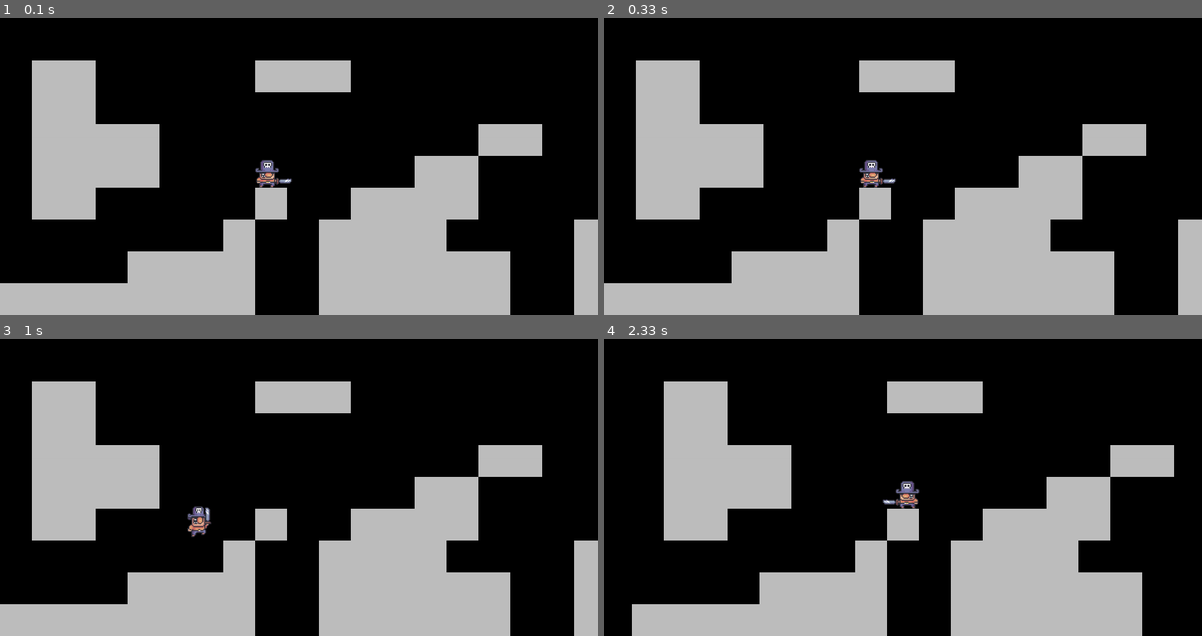
Above: before the commit, frames 1-4 (two rows, left to right).
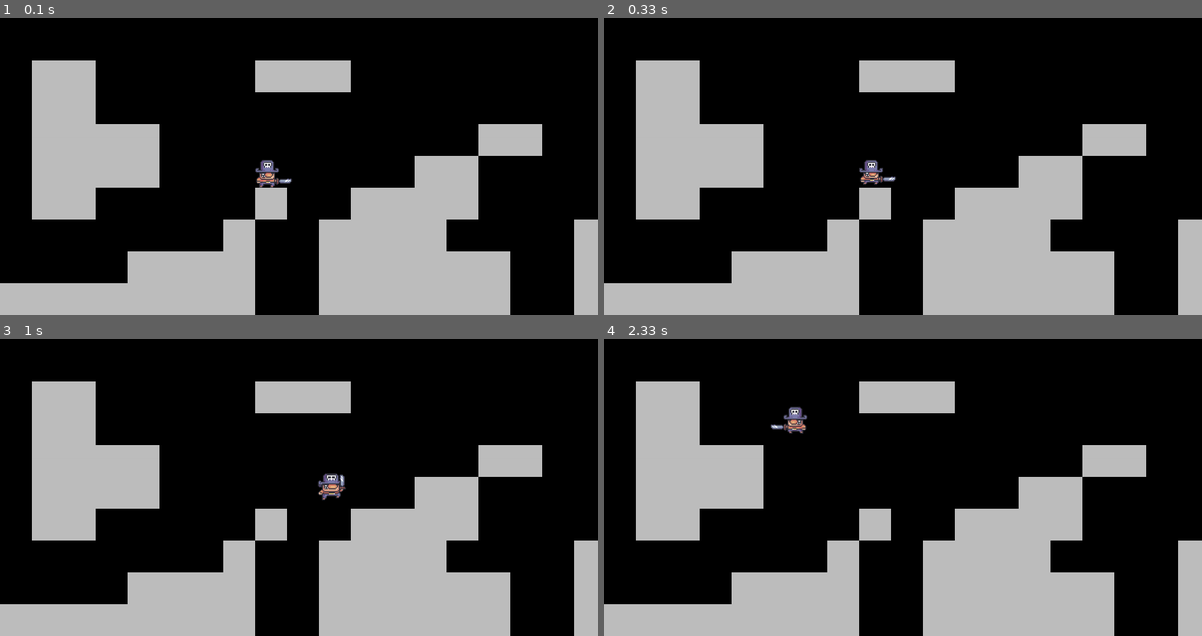
Above: after the commit, the same moments.

Repository: Kntobor/pygame-pirates
Game: pygame game, started from code/main.py
Same seed, same stepped clock (60 frames per second), same inputs: the game is played once before the commit and once after it.
Inputs:
- Up to frame 1 (0.1 s): no input
- Up to frame 2 (0.33 s): no input
- Up to frame 3 (1 s): hold D 0.33-0.8 s; hold D from 0.83 s (still down); tap Space at 0.9 s
- Up to frame 4 (2.33 s): tap Space at 1.2, 1.4, 1.7, 1.97, 2.27 s; release D at 1.3 s; hold A 1.33-1.87 s; hold A 1.9-2.3 s

Frame 1 is identical in both runs. In frame 2, 0.2% of the frame differs, in the area x 42-49%, y 50-58%; in frame 3, 0.6%; in frame 4, 18%, in the area x 0-100%, y 14-100%.

Commit message:
started adding particles

Diff:
--- a/code/level.py
+++ b/code/level.py
@@ -22,7 +22,7 @@
                     self.tiles.add(tile)
 
                 if cell == 'P': # 'P' cell indicates player
-                    playerSprite = Player((x, y))
+                    playerSprite = Player((x, y), self.displaySurface)
                     self.player.add(playerSprite)
 
     def scrollX(self):
--- a/code/player.py
+++ b/code/player.py
@@ -2,7 +2,7 @@
 from support import importFolder
 
 class Player(pygame.sprite.Sprite):
-    def __init__(self, pos):
+    def __init__(self, pos, surface):
         super().__init__()
         self.importAssets()
         self.frameIndex = 0
@@ -23,6 +23,12 @@
         self.onRight = False
         self.onLeft = False
 
+        # Dust Particles
+        self.dustFrameIndex = 0
+        self.dustAnimSpeed = 0.15
+        self.displaySurface = surface
+
+
     def importAssets(self):
         characterPath = '..\graphics\character'
         self.animations = {'idle' : [], 'run' : [], 'jump' : [], 'fall' : []} # Name of categories matches folders
@@ -31,6 +37,9 @@
         for animation in self.animations.keys():
             fullPath = characterPath + f'\{animation}'
             self.animations[animation] = importFolder(fullPath)
+
+    def importRunParticles(self):
+        self.runParticles = importFolder('D:\Code\pygame-pirates\graphics\character\dust_particles\run')
 
     def animate(self):
         animation = self.animations[self.status]
@@ -48,12 +57,25 @@
             self.image = flippedImage
 
         # Rectangle Adjustments
-        if self.onGround:
-            self.rect = self.image.get_rect(midbottom = self.rect.midbottom)
-        elif self.onCeiling:
-            self.rect = self.image.get_rect(midtop = self.rect.midtop)
-        else:
-            self.rect = self.image.get_rect(center = self.rect.center)
+        # if self.onGround:
+        #     self.rect = self.image.get_rect(midbottom = self.rect.midbottom)
+        # elif self.onCeiling:
+        #     self.rect = self.image.get_rect(midtop = self.rect.midtop)
+        # else:
+        #     self.rect = self.image.get_rect(center = self.rect.center)
+
+    def runDustAnimation(self):
+        if self.status == 'run':
+            self.dustFrameIndex += self.dustAnimSpeed
+            if self.dustFrameIndex >= len(self.runParticles):
+                self.dustFrameIndex = 0
+
+            dustParticle = self.dustRunParticles[int(self.dustFrameIndex)]
+
+            if self.facingRight:
+                self.displaySurface.blit(dustParticle, self.rect.bottomleft)
+            else:
+                self.displaySurface.blit(dustParticle, self.rect.bottomright)
 
     def input(self):
         keys = pygame.key.get_pressed()
